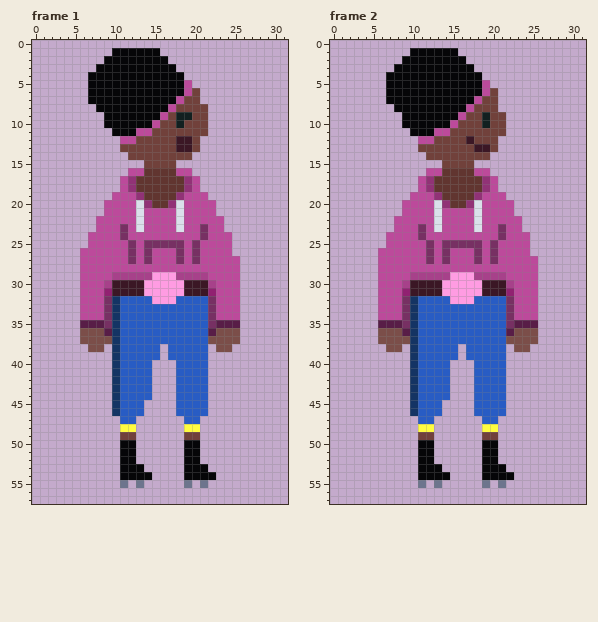
Pixel-art file, stored at Asesprite/Character.ase. Above: the version before the commit.
32x58 pixels, 2 frames. Shown: frame 1, frame 2. The commit also changed other frames, which this record leaves out.
New version:
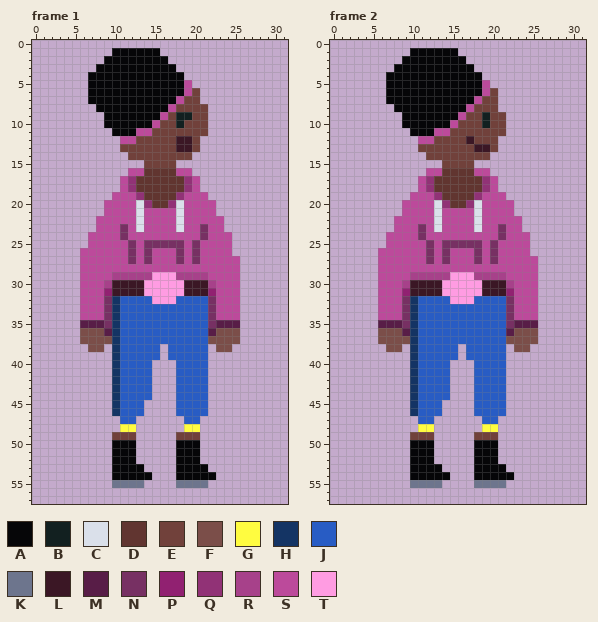
Palette (. is transparent): A #060608  B #122020  C #dae0ea  D #613530  E #71413b  F #7b4e49  G #fffc40  H #143464  J #285cc4  K #6d758d  L #3b1725  M #581d47  N #773063  P #912171  Q #913276  R #a7418a  S #bc4a9b  T #ff9ce2
From old to new:
layer "Shoes Copy" added
Frame 1, layer "Shoes Copy":
y 49: x 10 . -> E; x 18 . -> E
y 50..54: x 10 . -> A; x 18 . -> A
y 55: x 10 . -> K; x 12 . -> K; x 18 . -> K; x 20 . -> K
Frame 2, layer "Shoes Copy": the same change as frame 1
Boxes around the changes in both pictures, in picture pixels (x1, y1, x2, y2):
added: (112, 432, 136, 488)
added: (176, 432, 200, 488)
added: (410, 432, 434, 488)
added: (474, 432, 498, 488)
